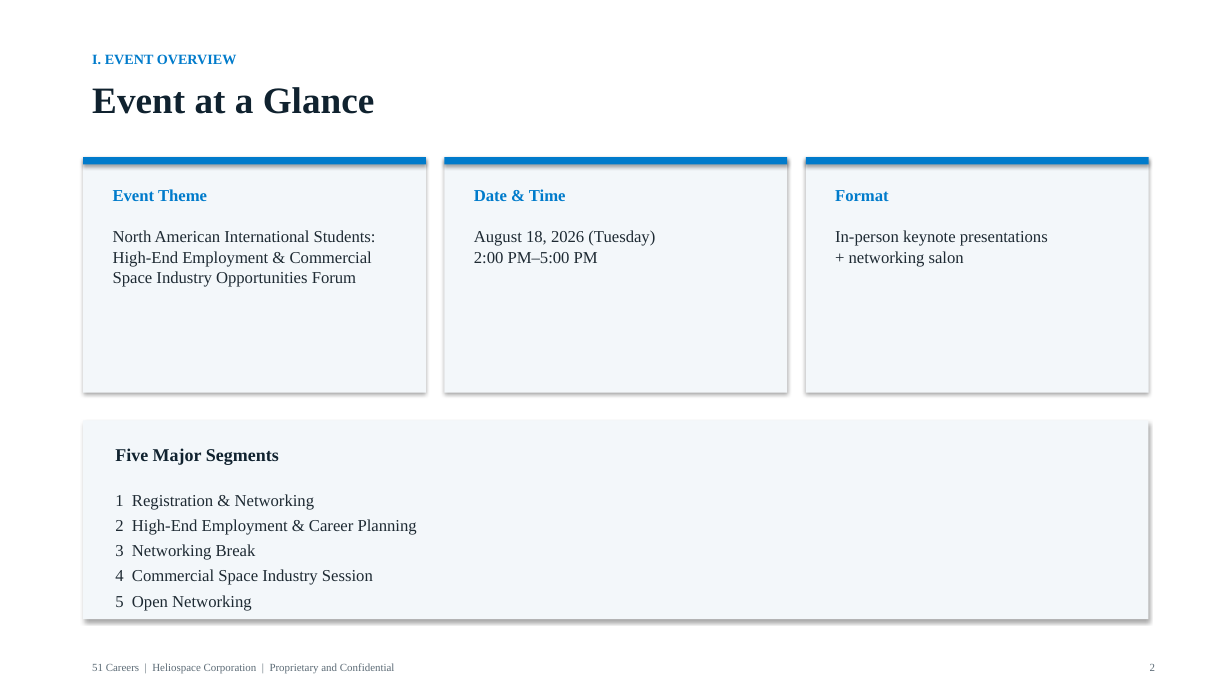
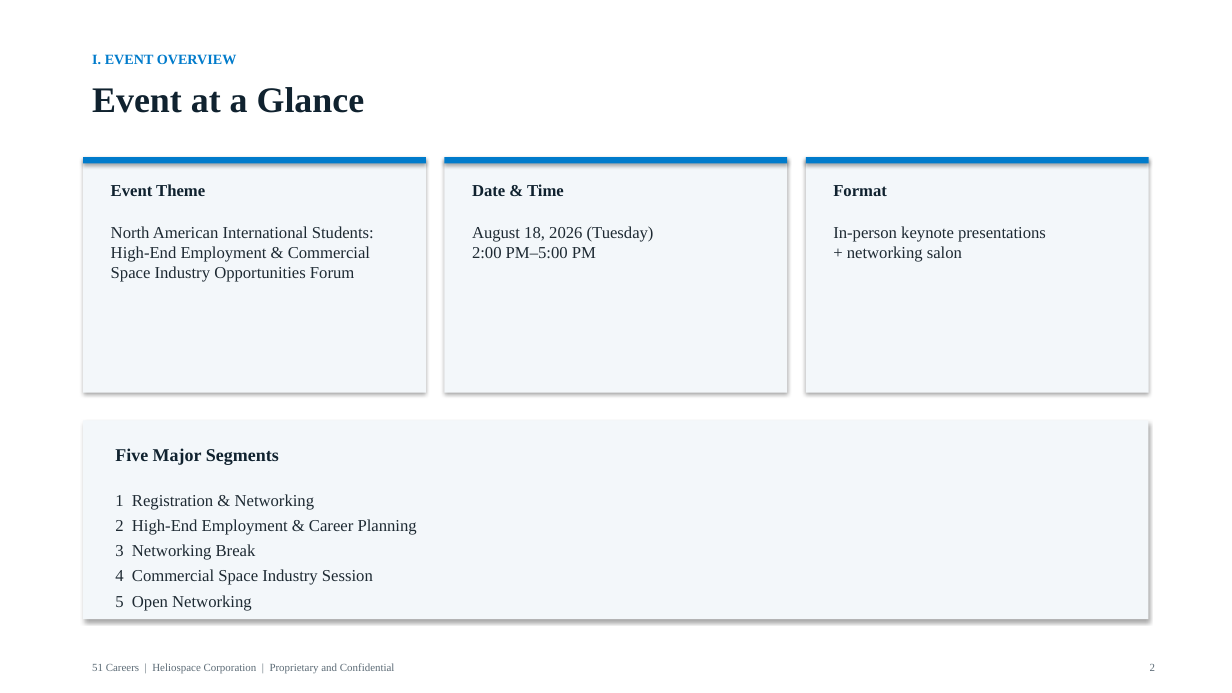
Before and after one commit to anthonyleedu/anthonyleedu, a slide deck: slide 2 of Heliospace_Company_And_Product_Overview.pptx. Drawn at 1232x693 pixels with LibreOffice and Linux fonts; fonts in the diff are those of the drawing. Boxes give left, top, right and bottom in pixels: in the first picture for what was removed or moved away, otherwise in the second. Text is boxed around its words. In the diff, an @@ line names an element or a change of style, - is before the commit and + after.

```diff
--- a/Heliospace_Company_And_Product_Overview.pptx
+++ b/Heliospace_Company_And_Product_Overview.pptx
@@ text "Event at a Glance" at (x1=92, y1=87, x2=365, y2=113): size 29 to 28 pt @@
@@ text colour #007BCB to #10222F in 3 elements at (x1=111, y1=184, x2=205, y2=196), (x1=472, y1=184, x2=564, y2=196), (x1=833, y1=185, x2=887, y2=196) @@
@@ text "North American International Students: High-End ..." moved from (x1=113, y1=230, x2=376, y2=286) to (x1=111, y1=226, x2=374, y2=282) @@
@@ text "August 18, 2026 (Tuesday)" moved from (x1=474, y1=230, x2=655, y2=263) to (x1=472, y1=226, x2=654, y2=258) @@
@@ text "In-person keynote presentations" moved from (x1=835, y1=230, x2=1048, y2=266) to (x1=833, y1=226, x2=1046, y2=262) @@
```
Also in this commit, not shown: 3 other slides changed, 15 slides added.
